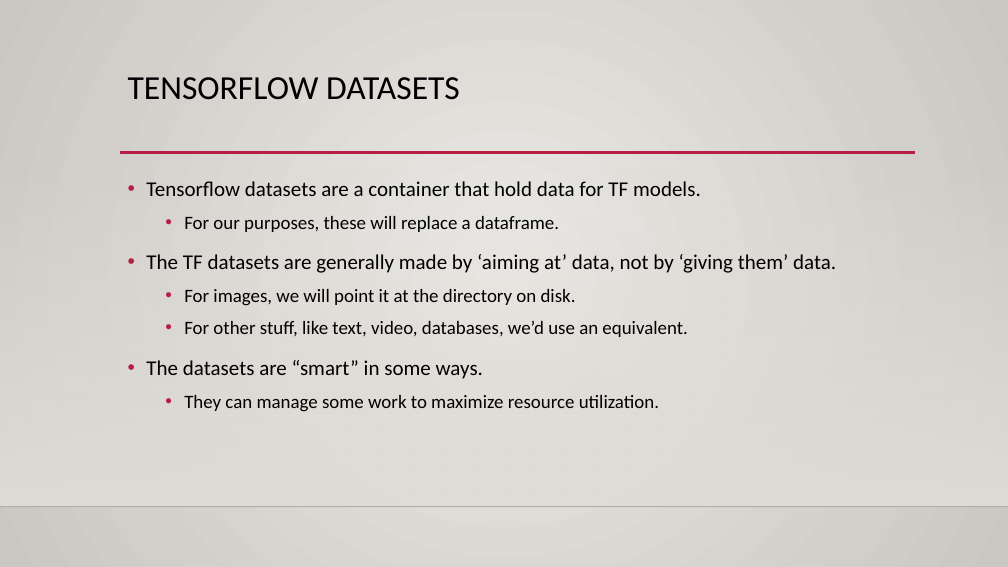
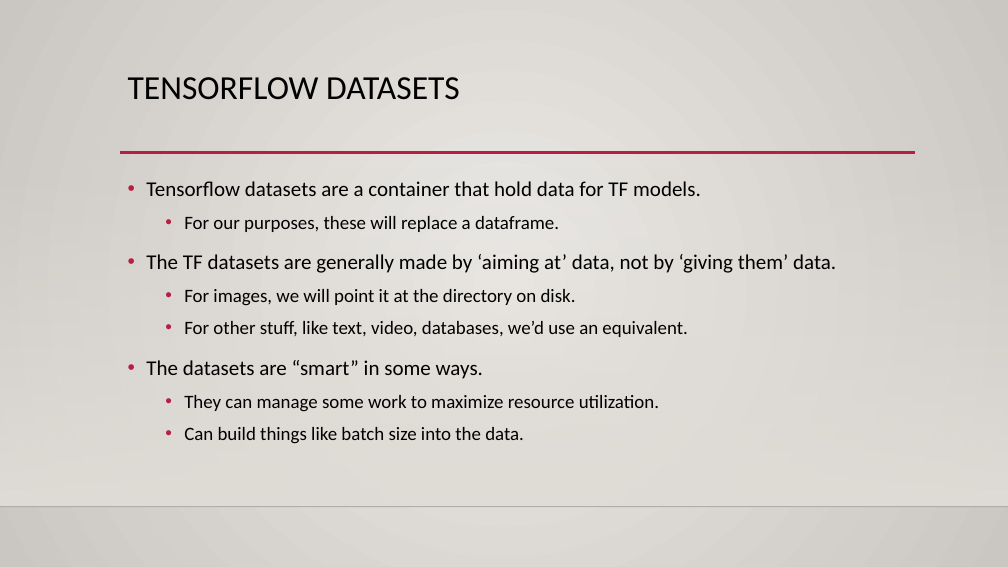
Before and after one commit to calvint13/Intro_to_Machine_Learning_Student_Workbooks, a slide deck: slide 10 of reference_content/Slides/tensorboard_cnn_2.pptx (slide 6 before the commit). Drawn at 1008x567 pixels with LibreOffice and Linux fonts; fonts in the diff are those of the drawing; background and template pictures are left out. Boxes give left, top, right and bottom in pixels: in the first picture for what was removed or moved away, otherwise in the second. Text is boxed around its words. In the diff, an @@ line names an element or a change of style, - is before the commit and + after.

```diff
--- a/reference_content/Slides/tensorboard_cnn_2.pptx
+++ b/reference_content/Slides/tensorboard_cnn_2.pptx
@@ text at box(184, 427, 524, 444): paragraph added @@
+  • Can build things like batch size into the data.
```
Also in this commit, not shown: 2 other slides changed, 9 slides added, 5 slides removed, 1 other file.
